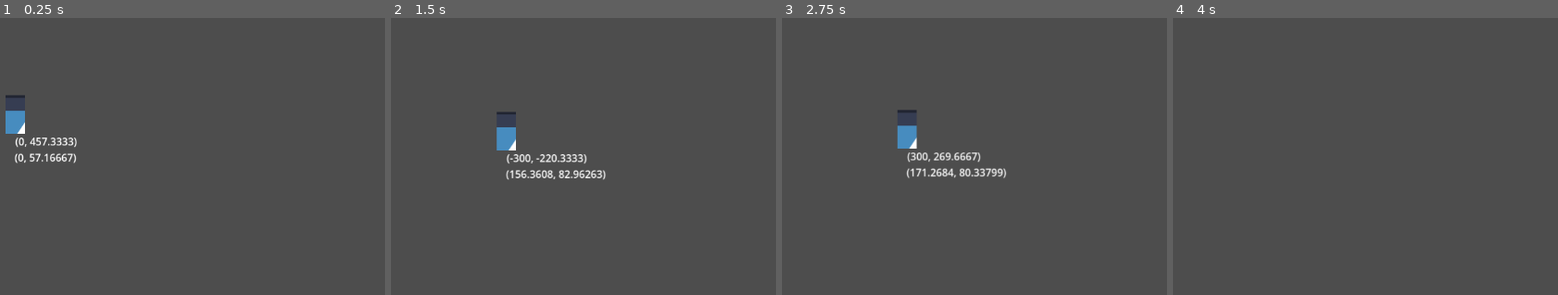
Above: before the commit, frames 1-4 (left to right).
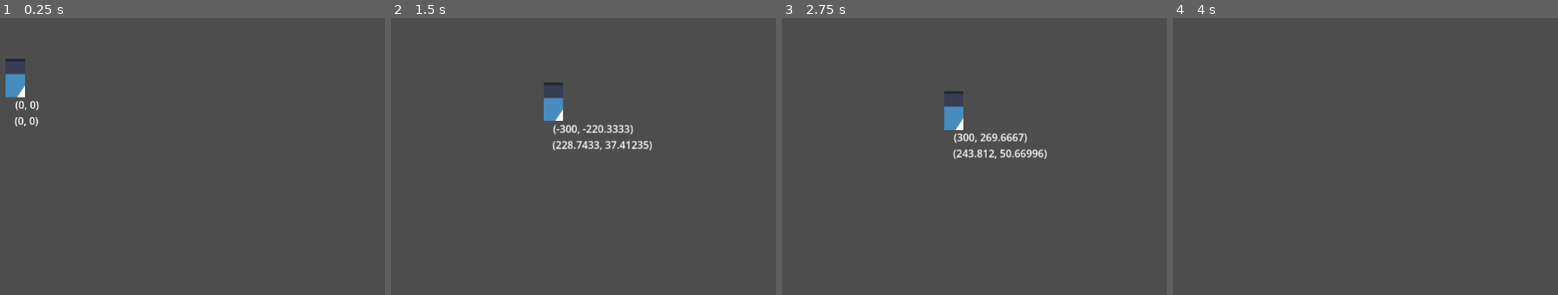
Above: after the commit, the same moments.

Repository: ArtlessAvian/alum-rock
Game: Godot game, scene res://Game/TestScene.tscn
Same seed, same stepped clock (60 frames per second), same inputs: the game is played once before the commit and once after it. The engine's default icon, where the game draws it, is replaced by a stand-in: a white triangle on a blue panel in a dark square.
Inputs:
- Up to frame 1 (0.25 s): no input
- Up to frame 2 (1.5 s): tap Enter (ui_accept) at 0.5, 1.35 s; hold Right (ui_right) 0.53-1.28 s; hold Enter (ui_accept) 0.53-1.28 s; hold Left (ui_left) from 1.28 s (still down)
- Up to frame 3 (2.75 s): tap Enter (ui_accept) at 1.52, 1.82 s; release Left (ui_left) at 2.03 s; hold Right (ui_right) from 2.03 s (still down); hold Enter (ui_accept) from 2.03 s (still down)
- Up to frame 4 (4 s): release Enter (ui_accept) at 2.78 s; tap Enter (ui_accept) at 2.85, 3.02, 3.32 s; release Right (ui_right) at 3.53 s; hold Left (ui_left) from 3.53 s (still down); hold Enter (ui_accept) from 3.53 s (still down)

The runs differ from the first frame. In frame 1, 1.6% of the frame differs, in the area x 1-20%, y 14-53%; in frame 2, 2.7%, in the area x 27-68%, y 23-59%; in frame 3, 2.5%; in frame 4, nothing differs.

Commit message:
Move touch ground handling to state.

Diff:
--- a/Game/Player/Player.gd
+++ b/Game/Player/Player.gd
@@ -13,20 +13,22 @@
 func _physics_process(delta):
 	state.physics_process(self, delta)
 
-	var collision = move_and_collide(velocity * delta)
+	var collision: KinematicCollision2D = move_and_collide(velocity * delta)
 	if collision != null:
 		if collision.get_local_shape() == $GroundCheck:
-			# state.on_touch_ground()
-			print("landed")
-			state = GroundedState.new()
-			ground_normal = collision.get_normal()
+			state.on_touch_ground(self, collision)
 
 	$SlideoffCheck.force_raycast_update()
 	if !$SlideoffCheck.is_colliding():
-		state = FallState.new()
+		#state = FallState.new()
+		pass
 		# state.on_slideoff
 
 	if velocity.y > 0 and $RightLedgebox.has_overlapping_areas():
 		state = LedgeGrabState.new()
 
 	_previous_position = global_position
+
+	var arrow = $Visuals/DebugStuff/LargeObnoxiousArrow
+	arrow.scale = Vector2.ONE * max(1, sqrt(velocity.length()))
+	arrow.target_position = velocity / arrow.scale
--- a/Game/Player/Player.tscn
+++ b/Game/Player/Player.tscn
@@ -7,6 +7,20 @@
 [sub_resource type="AtlasTexture" id="AtlasTexture_yn1to"]
 atlas = ExtResource("1_warbf")
 region = Rect2(30, 0, 30, 60)
+
+[sub_resource type="GDScript" id="GDScript_fi6ll"]
+script/source = "extends RayCast2D
+
+
+# Called when the node enters the scene tree for the first time.
+func _ready():
+	pass # Replace with function body.
+
+
+# Called every frame. 'delta' is the elapsed time since the previous frame.
+func _process(delta):
+	pass
+"
 
 [sub_resource type="SeparationRayShape2D" id="SeparationRayShape2D_fivq7"]
 slide_on_slope = true
@@ -26,6 +40,13 @@
 offset = Vector2(0, -30)
 
 [node name="DebugStuff" type="Node2D" parent="Visuals"]
+
+[node name="LargeObnoxiousArrow" type="RayCast2D" parent="Visuals/DebugStuff"]
+scale = Vector2(8, 8)
+exclude_parent = false
+target_position = Vector2(0, 5)
+collision_mask = 0
+script = SubResource("GDScript_fi6ll")
 
 [node name="DebugLabel" type="Label" parent="Visuals/DebugStuff"]
 offset_right = 40.0
@@ -49,7 +70,7 @@
 shape = SubResource("SeparationRayShape2D_fivq7")
 
 [node name="SlideoffCheck" type="RayCast2D" parent="."]
-target_position = Vector2(0, 1)
+target_position = Vector2(0, 5)
 
 [node name="RightLedgebox" type="Area2D" parent="."]
 collision_layer = 0
--- a/Game/Player/States/FallState.gd
+++ b/Game/Player/States/FallState.gd
@@ -12,3 +12,9 @@
 		player.velocity.x = move_toward(player.velocity.x, direction * Player.SPEED, 100)
 	else:
 		player.velocity.x = move_toward(player.velocity.x, 0, Player.SPEED)
+
+func on_touch_ground(player: Player, collision: KinematicCollision2D):
+	player.state = GroundedState.new()
+	player.ground_normal = collision.get_normal()
+	player.velocity.y = 0
+	player.velocity = player.velocity.slide(player.ground_normal)
--- a/Game/Player/States/GroundedState.gd
+++ b/Game/Player/States/GroundedState.gd
@@ -2,14 +2,23 @@
 class_name GroundedState
 
 func physics_process(player: Player, delta):
+	player.get_node("GroundCheck").disabled = true
+
 	if Input.is_action_just_pressed("ui_accept"):
 		player.velocity.y = Player.JUMP_VELOCITY
+		player.get_node("GroundCheck").disabled = false
 		player.state = FallState.new();
 		return
 
 	var direction = Input.get_axis("ui_left", "ui_right")
 	if direction:
 		var ground_parallel = Vector2(-player.ground_normal.y, player.ground_normal.x)
-		player.velocity = ground_parallel * direction * Player.SPEED
+		var parallel_component = ground_parallel.dot(player.velocity)
+		var target = move_toward(parallel_component, direction * Player.SPEED, 10)
+		player.velocity += (target - parallel_component) * ground_parallel
 	else:
-		player.velocity = player.velocity.move_toward(Vector2.ZERO, Player.SPEED)
+		player.velocity = player.velocity.move_toward(Vector2.ZERO, 10)
+
+func on_touch_ground(player: Player, collision: KinematicCollision2D):
+	player.ground_normal = collision.get_normal()
+	player.velocity = player.velocity.slide(player.ground_normal)
--- a/Game/Player/States/LedgeGrabState.gd
+++ b/Game/Player/States/LedgeGrabState.gd
@@ -3,3 +3,7 @@
 
 func physics_process(player: Player, delta):
 	player.velocity = Vector2.ZERO
+
+func on_touch_ground(player: Player, collision: KinematicCollision2D):
+	# huh ok.
+	player.state = GroundedState.new()
--- a/Game/TestScene.tscn
+++ b/Game/TestScene.tscn
@@ -10,7 +10,7 @@
 
 [node name="CollisionPolygon2D" type="CollisionPolygon2D" parent="StaticBody2D"]
 position = Vector2(-139, -210)
-polygon = PackedVector2Array(-99, 336, 456, 336, 83, 447)
+polygon = PackedVector2Array(-99, 336, 366, 291, 456, 336, 83, 447)
 
 [node name="Area2D" type="Area2D" parent="StaticBody2D/CollisionPolygon2D"]
 position = Vector2(-96, 336)
Not shown: 1 places in Game/Player/Player.tscn that only renumber resources
Not shown, changed: .gitignore
Not shown, changed: README.md
